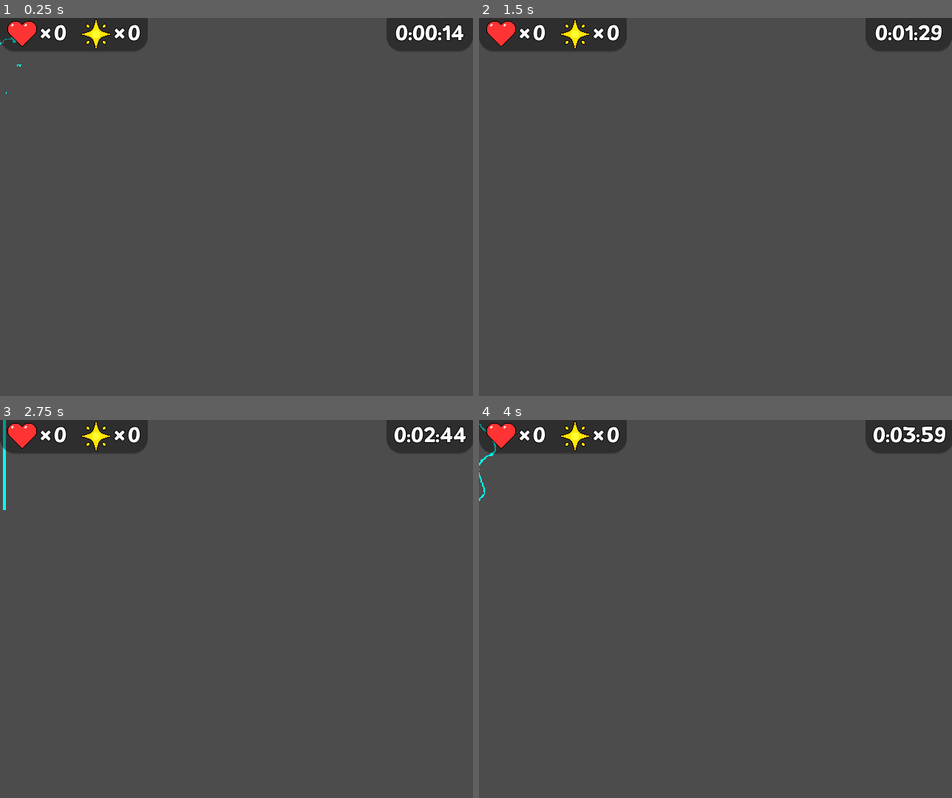
Above: before the commit, frames 1-4 (two rows, left to right).
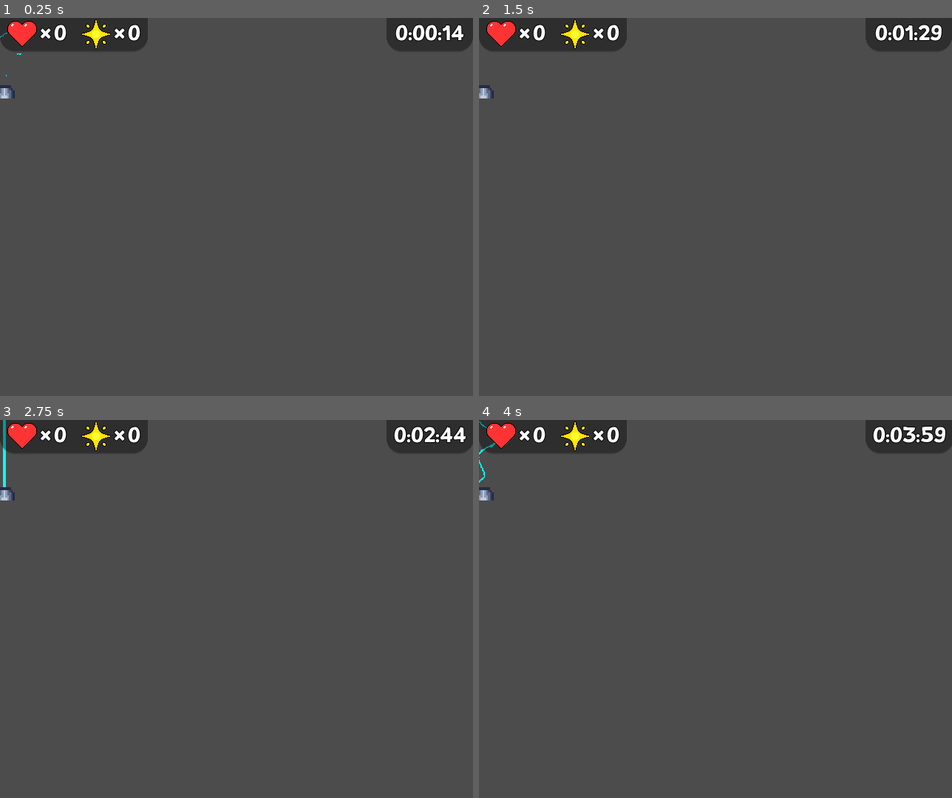
Above: after the commit, the same moments.

Repository: fheysel/frogGoesToSpace
Game: Godot game, scene res://LaserBeam.tscn
Same seed, same stepped clock (60 frames per second), same inputs: the game is played once before the commit and once after it. This scene is started directly instead of the project's main scene.
Inputs:
- Up to frame 1 (0.25 s): no input
- Up to frame 2 (1.5 s): hold S (look_down) 0.53-1.28 s; hold D (ui_right) from 0.53 s (still down); tap Space (jump) at 0.77 s; tap W (look_up) at 1.35 s
- Up to frame 3 (2.75 s): tap Space (jump) at 1.52 s; release D (ui_right) at 2.03 s; hold A (ui_left) from 2.03 s (still down); hold X (tongue) from 2.03 s (still down)
- Up to frame 4 (4 s): release A (ui_left) at 2.78 s; release X (tongue) at 2.78 s; hold D (ui_right) from 2.78 s (still down); tap S (look_down) at 2.85 s; tap Space (jump) at 3.02, 3.77 s; hold W (look_up) from 3.53 s (still down)

The runs differ from the first frame. In frame 1, 0.1% of the frame differs, in the area x 0-5%, y 3-22%; in frame 2, 0.1%; in frame 3, 0.1%; in frame 4, 0.2%, in the area x 0-4%, y 0-22%.

Commit message:
adds sfx and base for laser wall

Diff:
--- a/godotproject/LaserBeam.gd
+++ b/godotproject/LaserBeam.gd
@@ -35,4 +35,10 @@
 	print("Timer done")
 	AnimationState = (AnimationState + 1) % ANIMATIONS.MAX_ANIMATIONS
 	$AnimatedSprite.play(AnimationStates[AnimationState])
+
+	if AnimationState == ANIMATIONS.ATTACKING:
+		$LaserAttackAudio.play()
+	elif AnimationState == ANIMATIONS.IDLE:
+		$LaserIdleAudio.play()
+
 	$Timer.start()
--- a/godotproject/LaserBeam.tscn
+++ b/godotproject/LaserBeam.tscn
@@ -1,7 +1,10 @@
-[gd_scene load_steps=38 format=2]
+[gd_scene load_steps=41 format=2]
 
 [ext_resource path="res://laser_attack.png" type="Texture" id=1]
 [ext_resource path="res://LaserBeam.gd" type="Script" id=2]
+[ext_resource path="res://sfx/laser_idle_sfx.wav" type="AudioStream" id=3]
+[ext_resource path="res://sfx/laser_attack_sfx.wav" type="AudioStream" id=4]
+[ext_resource path="res://laser_base.png" type="Texture" id=5]
 
 [sub_resource type="RectangleShape2D" id=1]
 extents = Vector2( 4.00462, 10.9612 )
@@ -165,7 +168,6 @@
 [node name="AnimatedSprite" type="AnimatedSprite" parent="."]
 position = Vector2( 11.2988, -11.1963 )
 rotation = -1.5708
-scale = Vector2( 1.27344, 1 )
 frames = SubResource( 35 )
 animation = "Attacking"
 frame = 22
@@ -175,6 +177,23 @@
 [node name="Timer" type="Timer" parent="."]
 wait_time = 2.0
 one_shot = true
+
+[node name="LaserAttackAudio" type="AudioStreamPlayer2D" parent="."]
+stream = ExtResource( 4 )
+volume_db = 10.0
+max_distance = 900.0
+bus = "Sfx"
+
+[node name="LaserIdleAudio" type="AudioStreamPlayer2D" parent="."]
+stream = ExtResource( 3 )
+volume_db = 10.0
+max_distance = 900.0
+bus = "Sfx"
+
+[node name="Sprite" type="Sprite" parent="."]
+position = Vector2( 11.7462, -9.32457 )
+scale = Vector2( 5, 7.09409 )
+texture = ExtResource( 5 )
 [connection signal="body_entered" from="." to="." method="_on_Area2D_body_entered"]
 [connection signal="body_exited" from="." to="." method="_on_Area2D_body_exited"]
 [connection signal="timeout" from="Timer" to="." method="_on_Timer_timeout"]
Binary file removed: godotproject/LASERBEAM.png
Binary file removed: godotproject/laserPNG.png
Not shown, removed: godotproject/laserPNG.png.import
Binary file added: godotproject/laser_base.png
Not shown, changed: godotproject/laser_base.png.import
Not shown, added: godotproject/sfx/laser_attack_sfx.wav.import
Not shown, added: godotproject/sfx/laser_idle_sfx.wav.import
Not shown, added: godotproject/sfx/laser_attack_sfx.wav
Not shown, added: godotproject/sfx/laser_idle_sfx.wav
